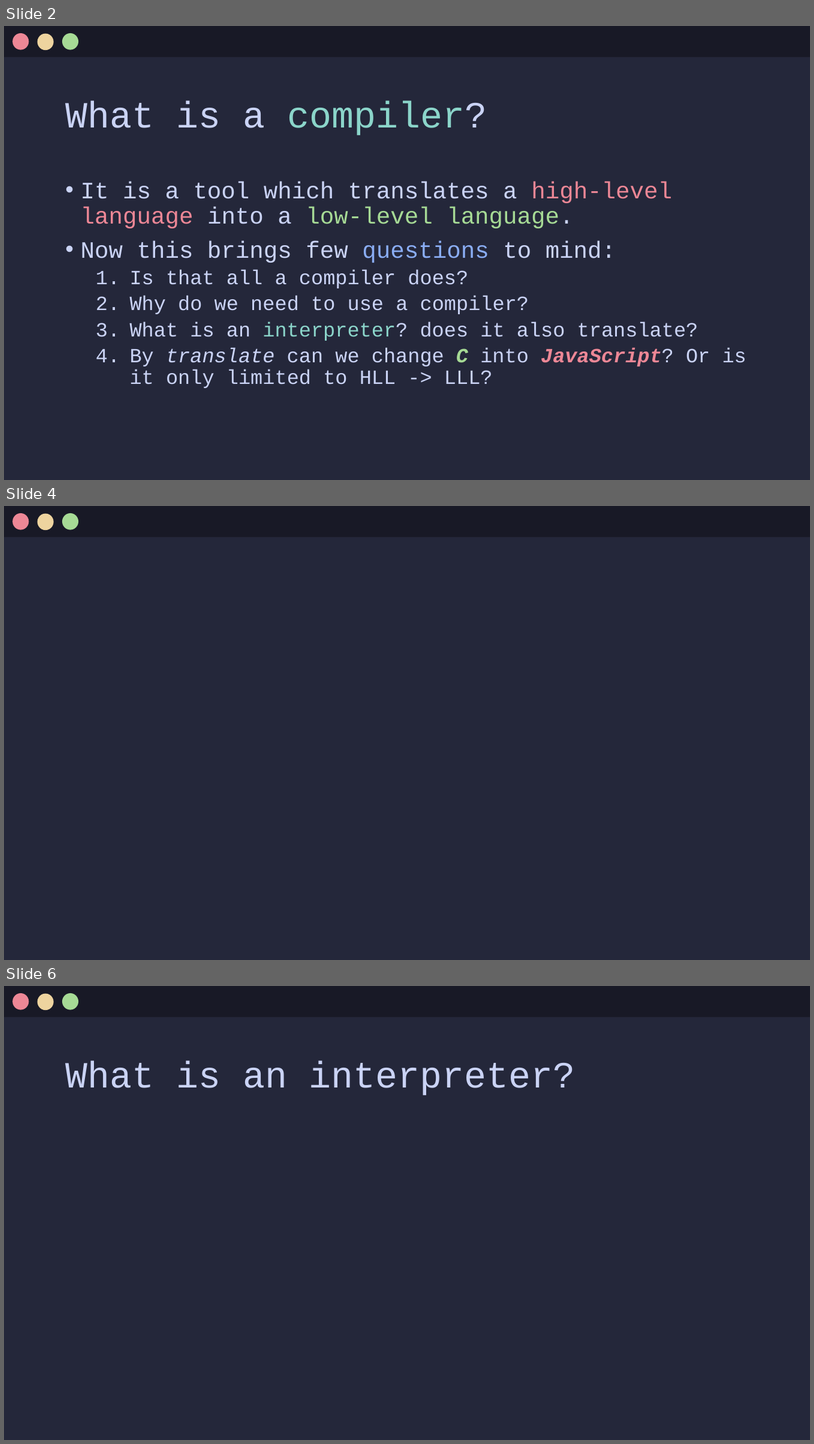
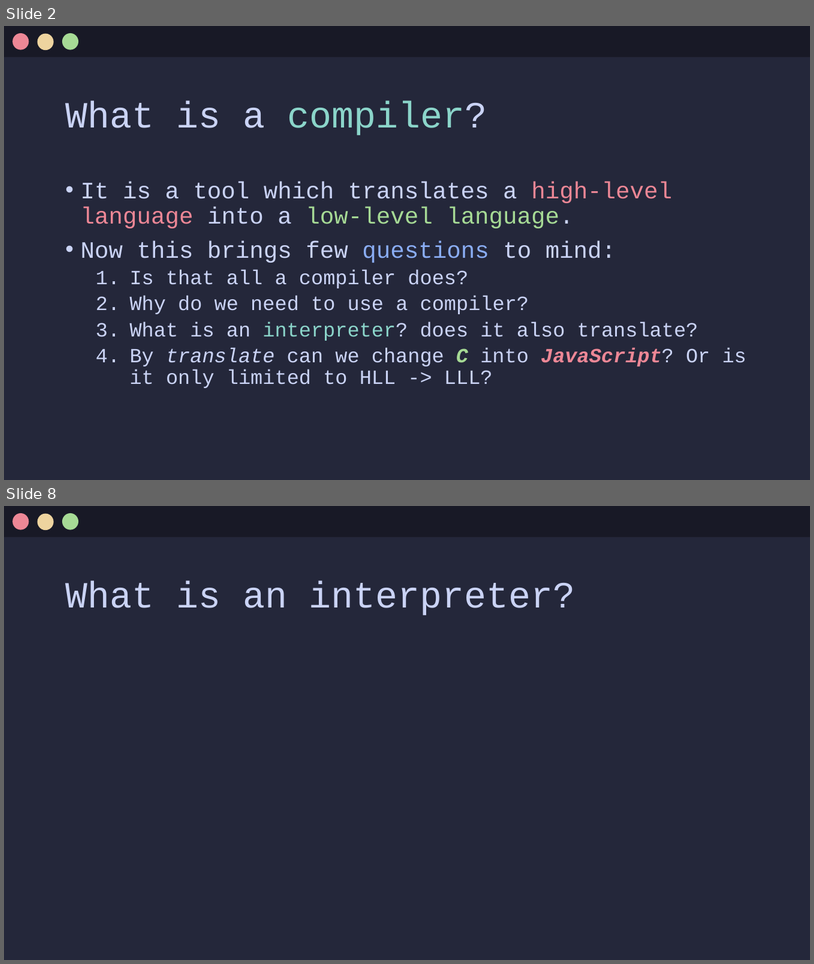
Before and after one commit to Jx-ls/custom-compiler, a slide deck: Compilers.pptx. Shown one above the other, each under a label of ours: slides 2, 4 and 6 before the commit, slides 2 and 8 after it; the slides between them are not shown. The pictures are 814x1444 and 814x964 pixels, drawn with LibreOffice and Linux fonts; fonts in the diff are those of the drawing. Boxes give left, top, right and bottom in pixels: in the first picture for what was removed or moved away, otherwise in the second. Text is boxed around its words. In the diff, an @@ line names an element or a change of style, - is before the commit and + after.

```diff
--- a/Compilers.pptx
+++ b/Compilers.pptx
@@ slide 4 removed at <box>4,506,810,960</box>, background #24273A @@
@@ rectangle removed at <box>4,506,810,537</box> @@
@@ ellipse removed at <box>12,513,29,529</box> @@
@@ ellipse removed at <box>37,513,54,529</box> @@
@@ ellipse removed at <box>62,513,78,529</box> @@
@@ what was slide 6 is now slide 8 @@
```
Also in this commit, not shown: 1 slide changed, 4 slides added, 1 other slide removed.
